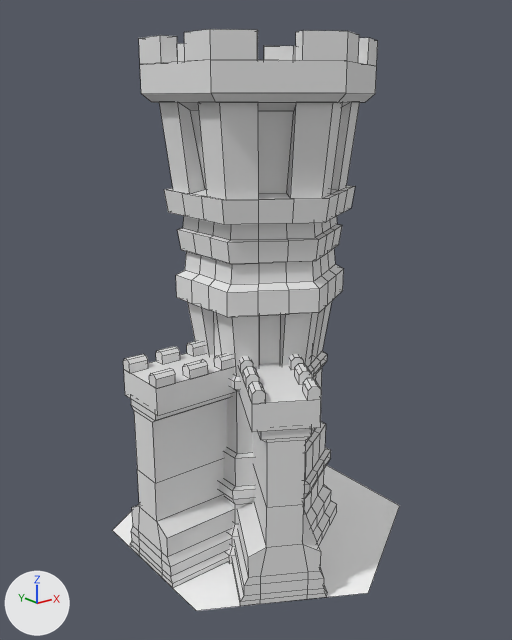
Before and after pictures for a commit that changed the FBX model BigGame/Assets/Hex-assets/Castle_60_Main.fbx.
Camera for both pictures: a camera (50 mm lens) standing at (-1.342, -1.655, 1.502) and looking at (-0.022, -0.004, 0.842). The axes (+X, +Y, +Z) are drawn at lower left. The lights are the same throughout. Mesh edges are drawn as thin lines. Where no turn or scale is listed for an object, it has been applied to the vertices.

The older version as bpy lines, for what is in view:
```python
me_cube_031 = bpy.data.meshes.new('Cube.031')
me_cube_031.from_pydata(...)  # 8 vertices, 6 faces; spans x -0.298..0.035, y -0.425..-0.031, z 0.668..0.75
me_cube_031.materials.append(mat_castle_60_main)  # white #e7e7e7
me_cube_037 = bpy.data.meshes.new('Cube.037')
me_cube_037.from_pydata(...)  # 64 vertices, 59 faces; spans x -0.326..0.058, y -0.438..-0.026, z 0.126..0.678
me_cube_037.materials.append(mat_castle_60_main)  # white #e7e7e7
me_cube_039 = bpy.data.meshes.new('Cube.039')
me_cube_039.from_pydata(...)  # 72 vertices, 42 faces; spans x -0.438..-0.157, y -0.092..0.092, z 0.749..0.786
me_cube_039.materials.append(mat_castle_60_main)  # white #e7e7e7
ob_mur_2_002 = bpy.data.objects.new('Mur 2.002', me_cube_037)
ob_mur_2_002.location = (0.0, 0.0, 0.0)
ob_murki_na_murku_1_003 = bpy.data.objects.new('Murki na murku 1.003', me_cube_039)
ob_murki_na_murku_1_003.location = (0.0, 0.0, 0.0)
ob_podłoga_mur_2_002 = bpy.data.objects.new('Podłoga mur 2.002', me_cube_031)
ob_podłoga_mur_2_002.location = (0.0, 0.0, 0.0)
# also in view: 'Murki na wieży 1 .002' at (0.0, 0.0, 1.624); 'Podłoga mur 1.002' at (-0.263, 0.0, 0.709); 'Murki na murku 2.001' at (-0.149, -0.258, 0.768); 'Wieża' at (0.001, 0.0, 0.807); 'Mur 1.002' at (-0.268, 0.0, 0.402)
```
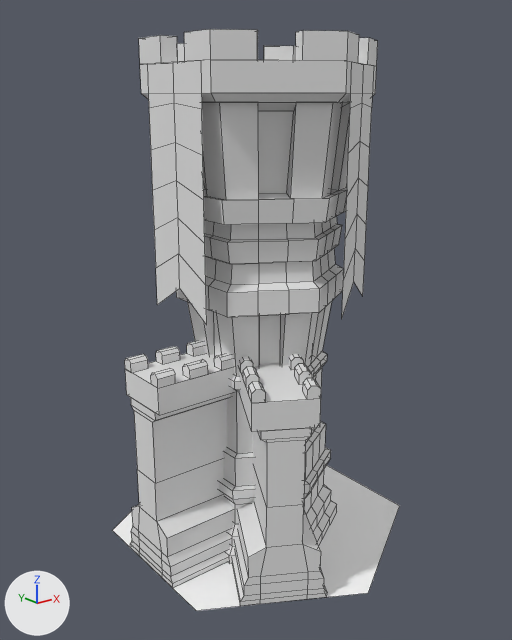
Where the newer file only moved an object's origin or applied its transform, the numbers keep the older frame.

Edits to the bpy script that builds the scene:
```text
Add mat_maincastle_banner:
    mat_maincastle_banner = principled_material('MainCastle_Banner')
    mat_maincastle_banner.base_color = (0.8, 0.8, 0.8)  # white #e7e7e7
Add me_cylinder_065:
    me_cylinder_065.from_pydata([(0.0, 0.129, 0.327), (0.0, -0.129, 0.327), (0.0, 0.129, -0.353), (0.0, -0.129, -0.353), (0.0, 0.0, 0.327), (0.0, 0.0, -0.275), (0.0, -0.129, -0.239), (0.0, -0.129, -0.126), (0.0, -0.129, -0.013), (0.0, -0.129, 0.1), (0.0, -0.129, 0.213), (0.0, 0.0, 0.226), (0.0, 0.0, 0.126), (0.0, 0.0, 0.026), (0.0, 0.0, -0.074), (0.0, 0.0, -0.174), (0.0, 0.129, 0.213), (0.0, 0.129, 0.1), (0.0, 0.129, -0.013), (0.0, 0.129, -0.126), (0.0, 0.129, -0.239)], [], [(15, 5, 3, 6), (20, 2, 5, 15), (0, 16, 11, 4), (16, 17, 12, 11), (17, 18, 13, 12), (18, 19, 14, 13), (19, 20, 15, 14), (4, 11, 10, 1), (11, 12, 9, 10), (12, 13, 8, 9), (13, 14, 7, 8), (14, 15, 6, 7)])
    me_cylinder_065.materials.append(mat_maincastle_banner)  # white #e7e7e7
Add me_cylinder_063:
    me_cylinder_063.from_pydata(...)  # 21 vertices, 12 faces; spans x -0.112..0.112, y -0.064..0.064, z -0.353..0.327
    me_cylinder_063.materials.append(mat_maincastle_banner)  # white #e7e7e7
Add ob_banner_008:
    ob_banner_008 = bpy.data.objects.new('Banner.008', me_cylinder_065)
    ob_banner_008.location = (-0.293, 0.001, 1.262)
Add ob_banner_006:
    ob_banner_006 = bpy.data.objects.new('Banner.006', me_cylinder_063)
    ob_banner_006.location = (0.146, -0.255, 1.262)
```

Location of each change, (x1, y1, x2, y2) in pixels of the pictures (512 x 640 px):
'Banner.008', added: after (147, 61, 207, 325)
'Banner.006', added: after (342, 62, 374, 317)
